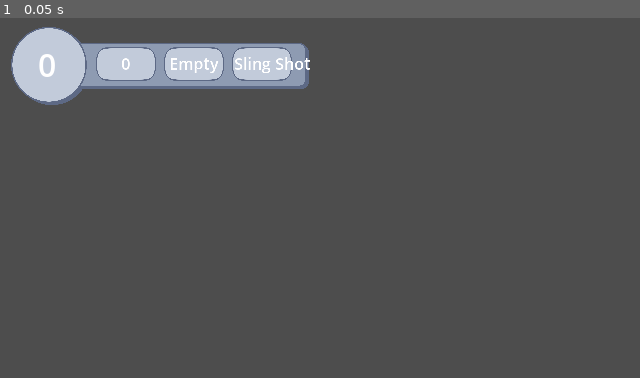
Above: before the commit, frame 1.
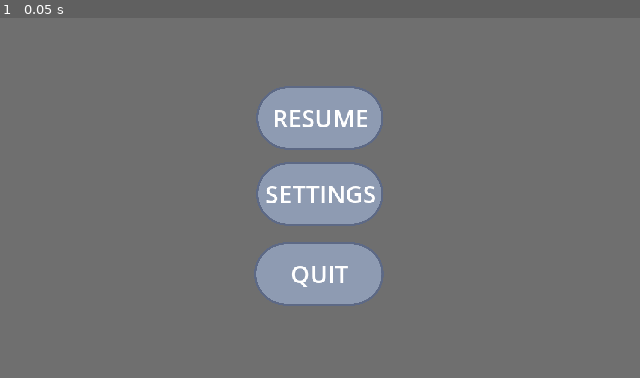
Above: after the commit, the same moment.

Repository: deckerous/crab-x
Game: Godot game, scene res://UI/ui.tscn
Same seed, same stepped clock (60 frames per second), same inputs: the game is played once before the commit and once after it. The project has no main scene, so this scene is started directly.
Inputs:
- Up to frame 1 (0.05 s): no input

The runs differ from the first frame. In frame 1, 99% of the frame differs, in the area x 0-100%, y 0-100%.

Commit message:
added pause screen and todo list items

Diff:
--- a/UI/ui.tscn
+++ b/UI/ui.tscn
@@ -1,9 +1,14 @@
-[gd_scene load_steps=5 format=3 uid="uid://bchgounswh1og"]
+[gd_scene load_steps=6 format=3 uid="uid://bchgounswh1og"]
 
 [ext_resource type="Script" path="res://UI/ui.gd" id="1_disjy"]
 [ext_resource type="Texture2D" uid="uid://b74oqqvpa4ieo" path="res://Assets/UI/button.png" id="2_u2yvy"]
 [ext_resource type="Texture2D" uid="uid://xedb0ehcyxb2" path="res://Assets/UI/stats_bar.png" id="3_1rnps"]
 [ext_resource type="Texture2D" uid="uid://bgwyesutoji48" path="res://Assets/UI/stat_box.png" id="4_4snfw"]
+
+[sub_resource type="GDScript" id="GDScript_xfpjr"]
+script/source = "extends CanvasLayer
+
+"
 
 [node name="ui" type="CanvasLayer"]
 script = ExtResource("1_disjy")
@@ -83,6 +88,7 @@
 uppercase = true
 
 [node name="during_game_screen" type="Node2D" parent="."]
+visible = false
 
 [node name="status_bar" type="Sprite2D" parent="during_game_screen"]
 position = Vector2(80, 24)
@@ -150,9 +156,83 @@
 horizontal_alignment = 1
 vertical_alignment = 1
 
-[node name="main_menu_screen" type="Node2D" parent="."]
-
-[node name="pause_menu_screen" type="Node2D" parent="."]
+[node name="pause_menu" type="CanvasLayer" parent="."]
+script = SubResource("GDScript_xfpjr")
+
+[node name="pause_screen_background" type="ColorRect" parent="pause_menu"]
+self_modulate = Color(1, 1, 1, 0.196078)
+offset_right = 320.0
+offset_bottom = 180.0
+
+[node name="pause_screen" type="Node2D" parent="pause_menu"]
+
+[node name="resume_button" type="Button" parent="pause_menu/pause_screen"]
+self_modulate = Color(1, 1, 1, 0)
+offset_left = 130.0
+offset_top = 34.0
+offset_right = 192.0
+offset_bottom = 66.0
+
+[node name="resume_button" type="Sprite2D" parent="pause_menu/pause_screen/resume_button"]
+position = Vector2(29.9, 16)
+scale = Vector2(0.0549828, 0.0540541)
+texture = ExtResource("2_u2yvy")
+
+[node name="resume_label" type="Label" parent="pause_menu/pause_screen/resume_button"]
+offset_left = -2.0
+offset_right = 84.0
+offset_bottom = 43.0
+scale = Vector2(0.75, 0.75)
+text = "Resume"
+horizontal_alignment = 1
+vertical_alignment = 1
+uppercase = true
+
+[node name="settings_button" type="Button" parent="pause_menu/pause_screen"]
+self_modulate = Color(1, 1, 1, 0)
+offset_left = 130.0
+offset_top = 72.0
+offset_right = 192.0
+offset_bottom = 104.0
+
+[node name="settings_button" type="Sprite2D" parent="pause_menu/pause_screen/settings_button"]
+position = Vector2(29.9, 16)
+scale = Vector2(0.0549828, 0.0540541)
+texture = ExtResource("2_u2yvy")
+
+[node name="settings_label" type="Label" parent="pause_menu/pause_screen/settings_button"]
+offset_left = -2.0
+offset_right = 84.0
+offset_bottom = 43.0
+scale = Vector2(0.75, 0.75)
+text = "Settings"
+horizontal_alignment = 1
+vertical_alignment = 1
+uppercase = true
+
+[node name="quit_button" type="Button" parent="pause_menu/pause_screen"]
+self_modulate = Color(1, 1, 1, 0)
+offset_left = 128.0
+offset_top = 112.0
+offset_right = 192.0
+offset_bottom = 144.0
+
+[node name="quit_button" type="Sprite2D" parent="pause_menu/pause_screen/quit_button"]
+position = Vector2(31.45, 16)
+scale = Vector2(0.0559278, 0.054054)
+texture = ExtResource("2_u2yvy")
+
+[node name="quit_label" type="Label" parent="pause_menu/pause_screen/quit_button"]
+offset_right = 85.0
+offset_bottom = 43.0
+scale = Vector2(0.75, 0.75)
+text = "Quit"
+horizontal_alignment = 1
+vertical_alignment = 1
+uppercase = true
 
 [connection signal="pressed" from="end_of_game_screen/restart_button" to="." method="_on_restart_button_pressed"]
 [connection signal="pressed" from="end_of_game_screen/quit_button" to="." method="_on_restart_button_pressed"]
+[connection signal="pressed" from="pause_menu/pause_screen/resume_button" to="." method="_on_restart_button_pressed"]
+[connection signal="pressed" from="pause_menu/pause_screen/settings_button" to="." method="_on_restart_button_pressed"]
+[connection signal="pressed" from="pause_menu/pause_screen/quit_button" to="." method="_on_restart_button_pressed"]
